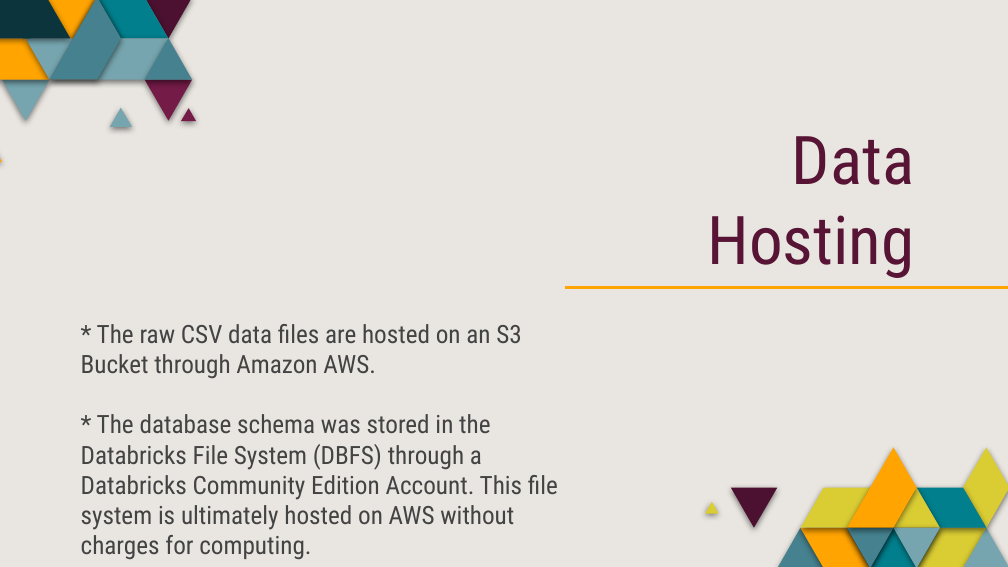
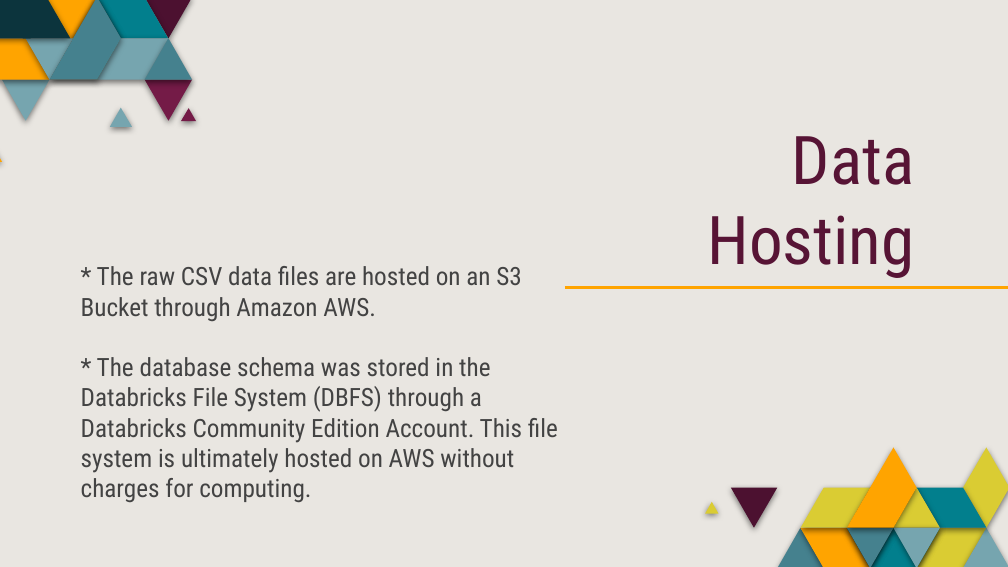
Before and after one commit to saraparveen26/Sales-Volume-Forecasting, a slide deck: slide 6 of Project_Presentation/Project_Presentation.pptx. Drawn at 1008x567 pixels with LibreOffice and Linux fonts; fonts in the diff are those of the drawing. Boxes give left, top, right and bottom in pixels: in the first picture for what was removed or moved away, otherwise in the second. Text is boxed around its words. In the diff, an @@ line names an element or a change of style, - is before the commit and + after.

```diff
--- a/Project_Presentation/Project_Presentation.pptx
+++ b/Project_Presentation/Project_Presentation.pptx
@@ subtitle "* The raw CSV data ...": place and size @@
-subtitle "* The raw CSV data ..." at <box>81,324,558,560</box>
+subtitle "* The raw CSV data ..." at <box>81,266,558,503</box>
```
Also in this commit, not shown: 6 other slides changed, 1 other file.
